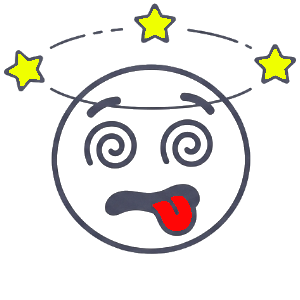
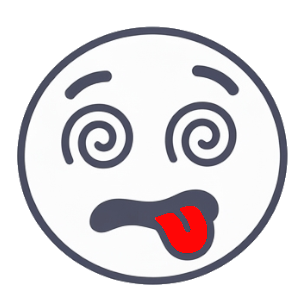
Two versions of the same layered image (300x300). Layer-by-layer changes:
hid "drunk" over [4, 3, 296, 254]
showed "drunk2" over [17, 26, 288, 285]
